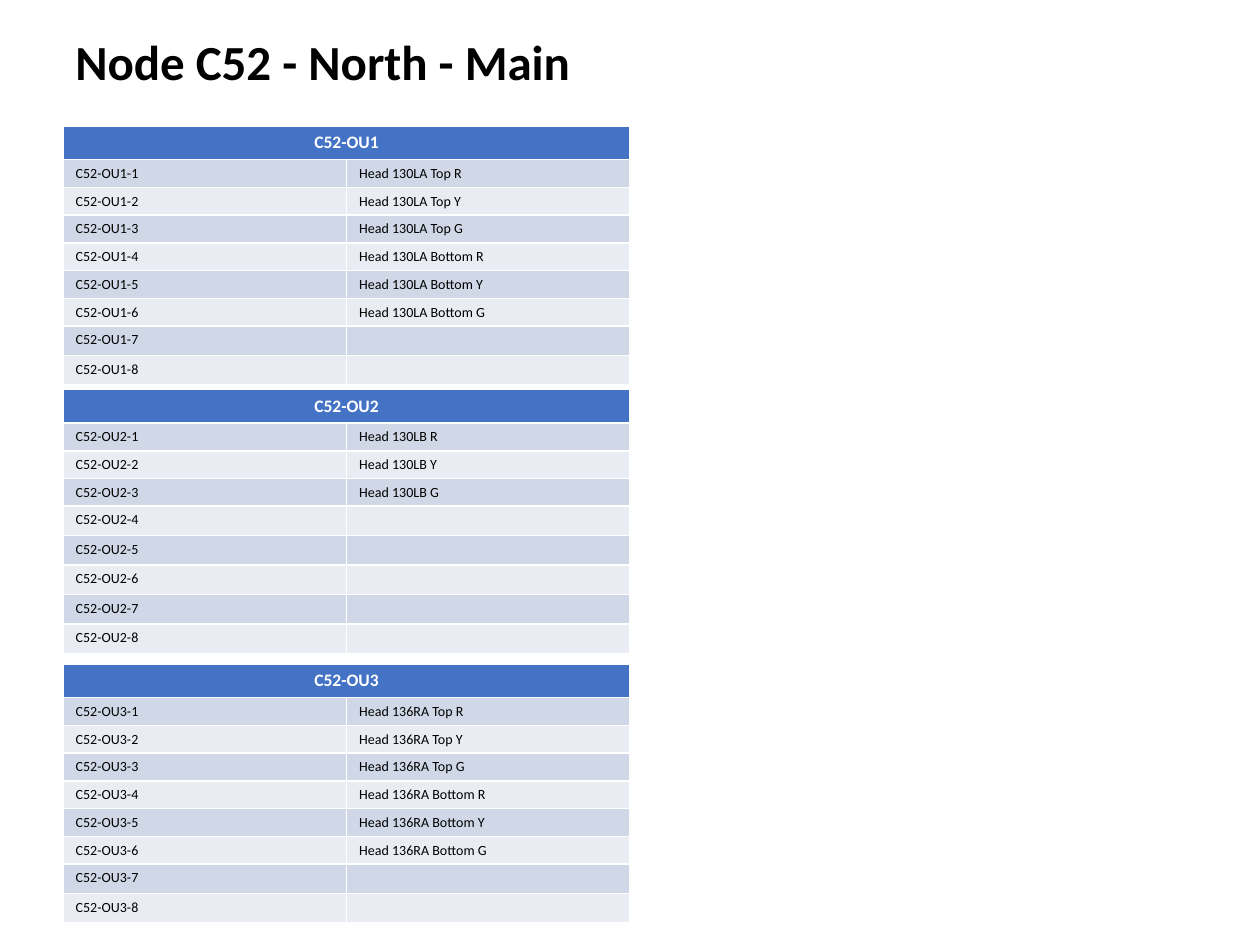
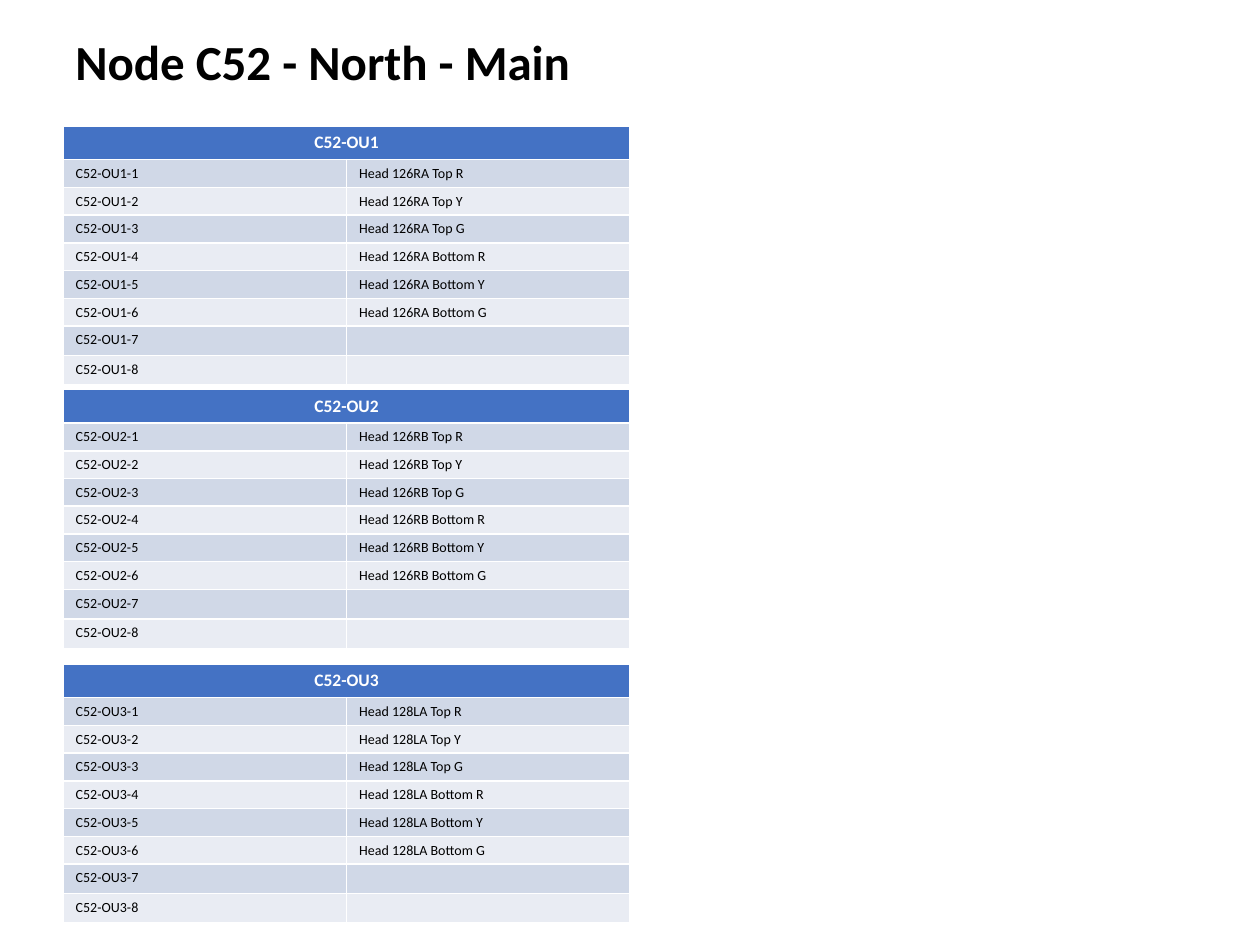
Before and after one commit to lnevo/hart, a slide deck: slide 22 of docs/wiring/Wiring_Schematic.pptx (slide 21 before the commit). Drawn at 1260x945 pixels with LibreOffice and Linux fonts; fonts in the diff are those of the drawing. Boxes give left, top, right and bottom in pixels: in the first picture for what was removed or moved away, otherwise in the second. Text is boxed around its words. In the diff, an @@ line names an element or a change of style, - is before the commit and + after.

```diff
--- a/docs/wiring/Wiring_Schematic.pptx
+++ b/docs/wiring/Wiring_Schematic.pptx
@@ table at (63,126,630,378) @@
-row 2, column 2: Head 130LA Top R
+row 2, column 2: Head 126RA Top R
-row 3, column 2: Head 130LA Top Y
+row 3, column 2: Head 126RA Top Y
-row 4, column 2: Head 130LA Top G
+row 4, column 2: Head 126RA Top G
-row 5, column 2: Head 130LA Bottom R
+row 5, column 2: Head 126RA Bottom R
-row 6, column 2: Head 130LA Bottom Y
+row 6, column 2: Head 126RA Bottom Y
-row 7, column 2: Head 130LA Bottom G
+row 7, column 2: Head 126RA Bottom G
@@ table at (63,389,630,641) @@
-row 2, column 2: Head 130LB R
+row 2, column 2: Head 126RB Top R
-row 3, column 2: Head 130LB Y
+row 3, column 2: Head 126RB Top Y
-row 4, column 2: Head 130LB G
+row 4, column 2: Head 126RB Top G
-row 5, column 2: 
+row 5, column 2: Head 126RB Bottom R
-row 6, column 2: 
+row 6, column 2: Head 126RB Bottom Y
-row 7, column 2: 
+row 7, column 2: Head 126RB Bottom G
@@ table at (63,664,630,916) @@
-row 2, column 2: Head 136RA Top R
+row 2, column 2: Head 128LA Top R
-row 3, column 2: Head 136RA Top Y
+row 3, column 2: Head 128LA Top Y
-row 4, column 2: Head 136RA Top G
+row 4, column 2: Head 128LA Top G
-row 5, column 2: Head 136RA Bottom R
+row 5, column 2: Head 128LA Bottom R
-row 6, column 2: Head 136RA Bottom Y
+row 6, column 2: Head 128LA Bottom Y
-row 7, column 2: Head 136RA Bottom G
+row 7, column 2: Head 128LA Bottom G
```
Also in this commit, not shown: 19 other slides changed, 2 slides added, 1 slide removed, 14 other files.
